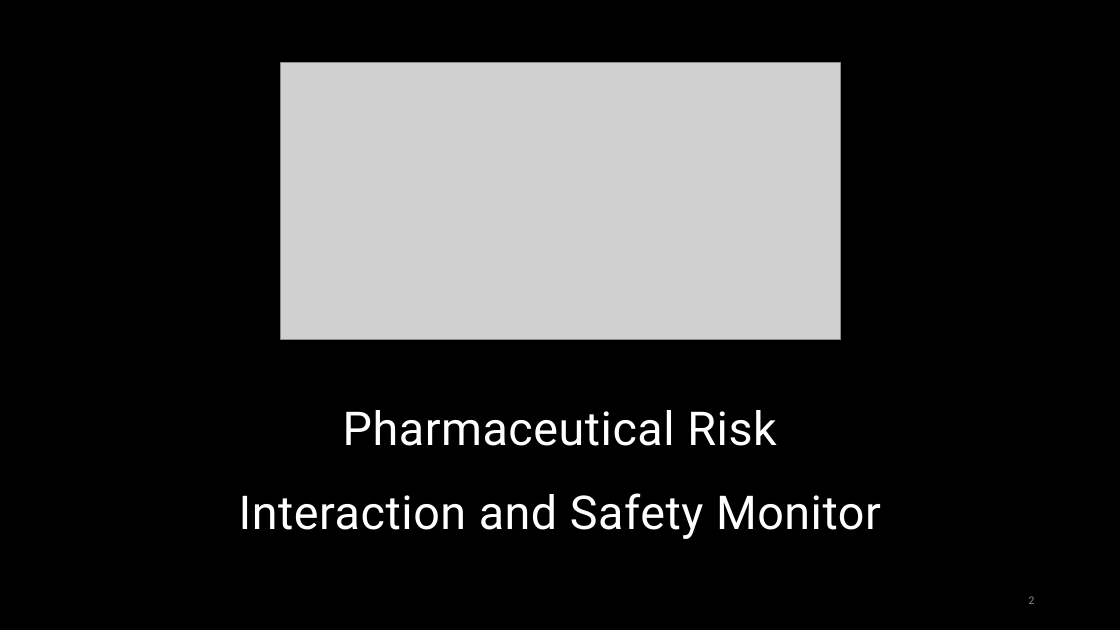
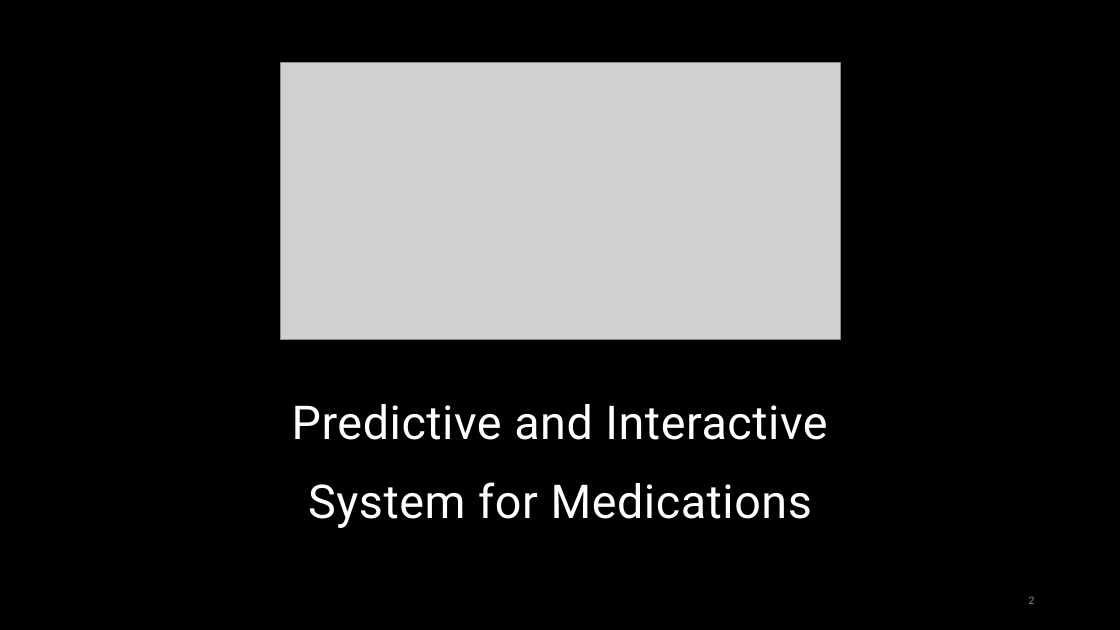
Before and after one commit to mosmar99/PRISM, a slide deck: slide 2 of idea_presentation/Idea presentation.pptx. Drawn at 1120x630 pixels with LibreOffice and Linux fonts; fonts in the diff are those of the drawing; grey boxes stand for pictures; background and template pictures are left out. Boxes give left, top, right and bottom in pixels: in the first picture for what was removed or moved away, otherwise in the second. Text is boxed around its words. In the diff, an @@ line names an element or a change of style, - is before the commit and + after.

```diff
--- a/idea_presentation/Idea presentation.pptx
+++ b/idea_presentation/Idea presentation.pptx
@@ subtitle at [292,404,827,528]: text changed @@
-Pharmaceutical Risk Interaction and Safety Monitor
+Predictive and Interactive System for Medications
```
Also in this commit, not shown: 3 other files.
